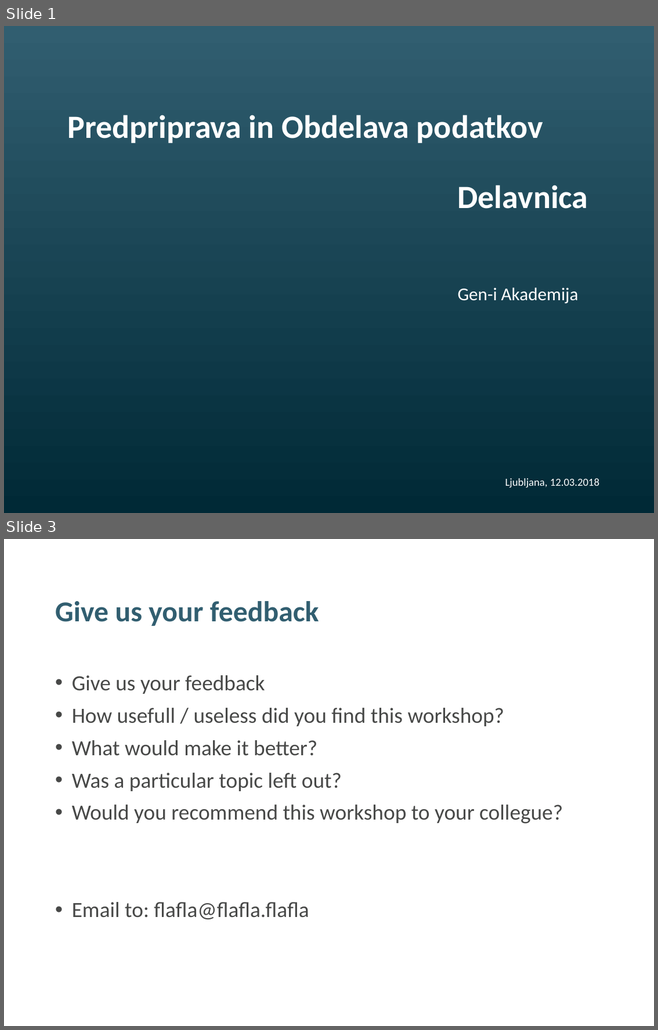
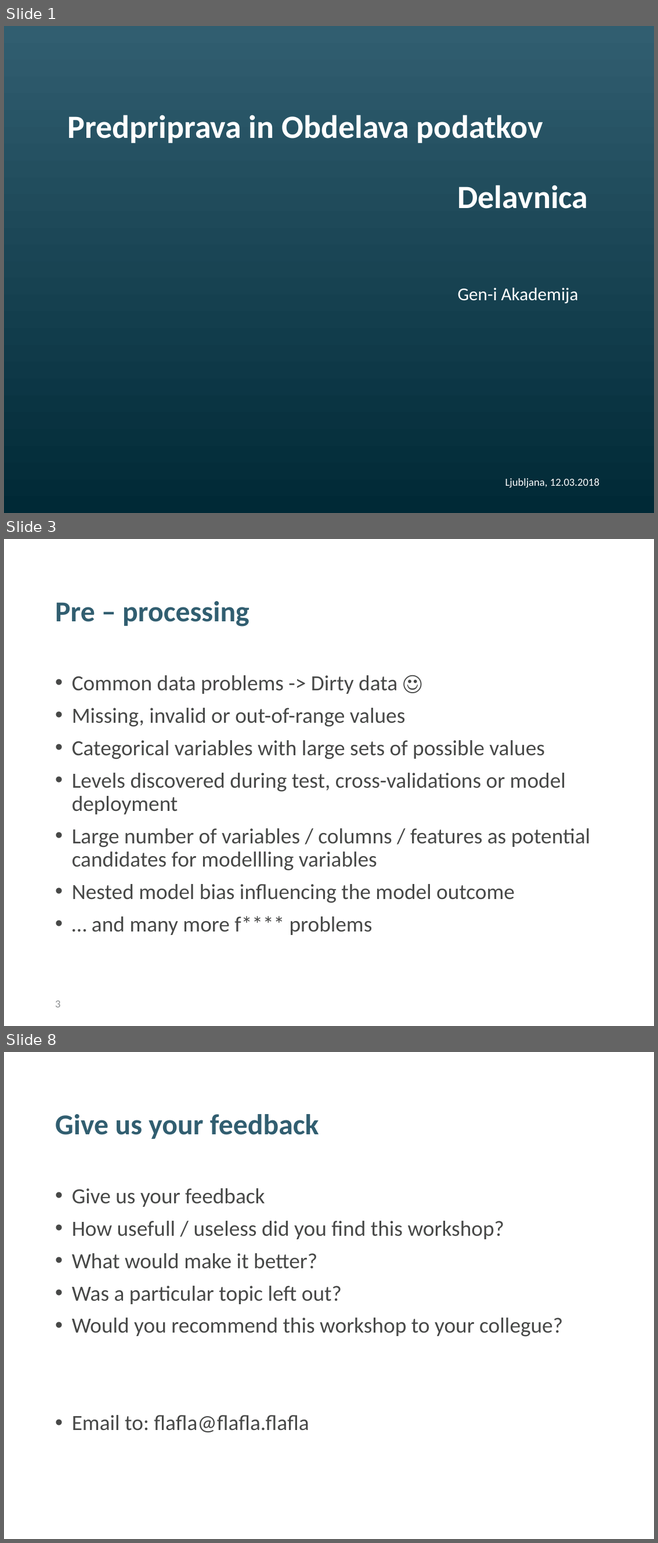
Before and after one commit to tomazgeni/HerculePoirot, a slide deck: PredpripravaObdelavaPodatkov_Delavnica.pptx. Shown one above the other, each under a label of ours: slides 1 and 3 before the commit, slides 1, 3 and 8 after it; the slides between them are not shown. The pictures are 658x1030 and 658x1543 pixels, drawn with LibreOffice and Linux fonts; fonts in the diff are those of the drawing; background and template pictures are left out. Boxes give left, top, right and bottom in pixels: in the first picture for what was removed or moved away, otherwise in the second. Text is boxed around its words. In the diff, an @@ line names an element or a change of style, - is before the commit and + after.

```diff
--- a/PredpripravaObdelavaPodatkov_Delavnica.pptx
+++ b/PredpripravaObdelavaPodatkov_Delavnica.pptx
@@ slide 3 added at [4, 539, 654, 1026], background #FFFFFF @@
@@ title added at [55, 601, 249, 627], 32 pt, text #315E70, bold @@
+Pre – processing
@@ text added at [72, 675, 590, 935], 24 pt, text #474847 @@
+• Common data problems -> Dirty data ☺
+• Missing, invalid or out-of-range values
+• Categorical variables with large sets of possible values
+• Levels discovered during test, cross-validations or model deployment
+• Large number of variables / columns / features as potential candidates for modellling variables
+• Nested model bias influencing the model outcome
+• … and many more f**** problems
@@ page number added at [55, 1001, 60, 1008], 12 pt, text #8C8E91 @@
+3
@@ what was slide 3 is now slide 8 @@
```
Also in this commit, not shown: 1 slide changed, 4 other slides added.
